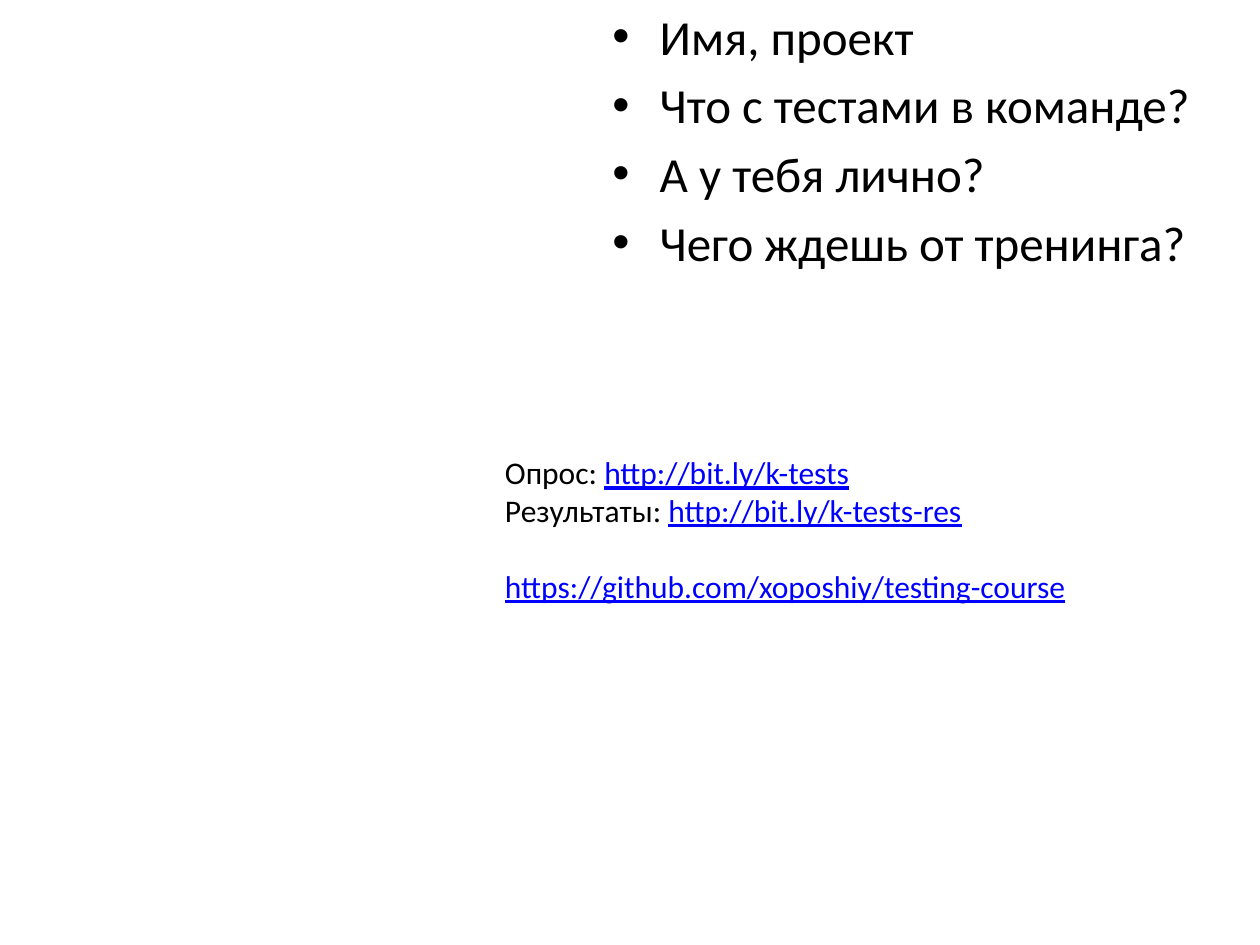
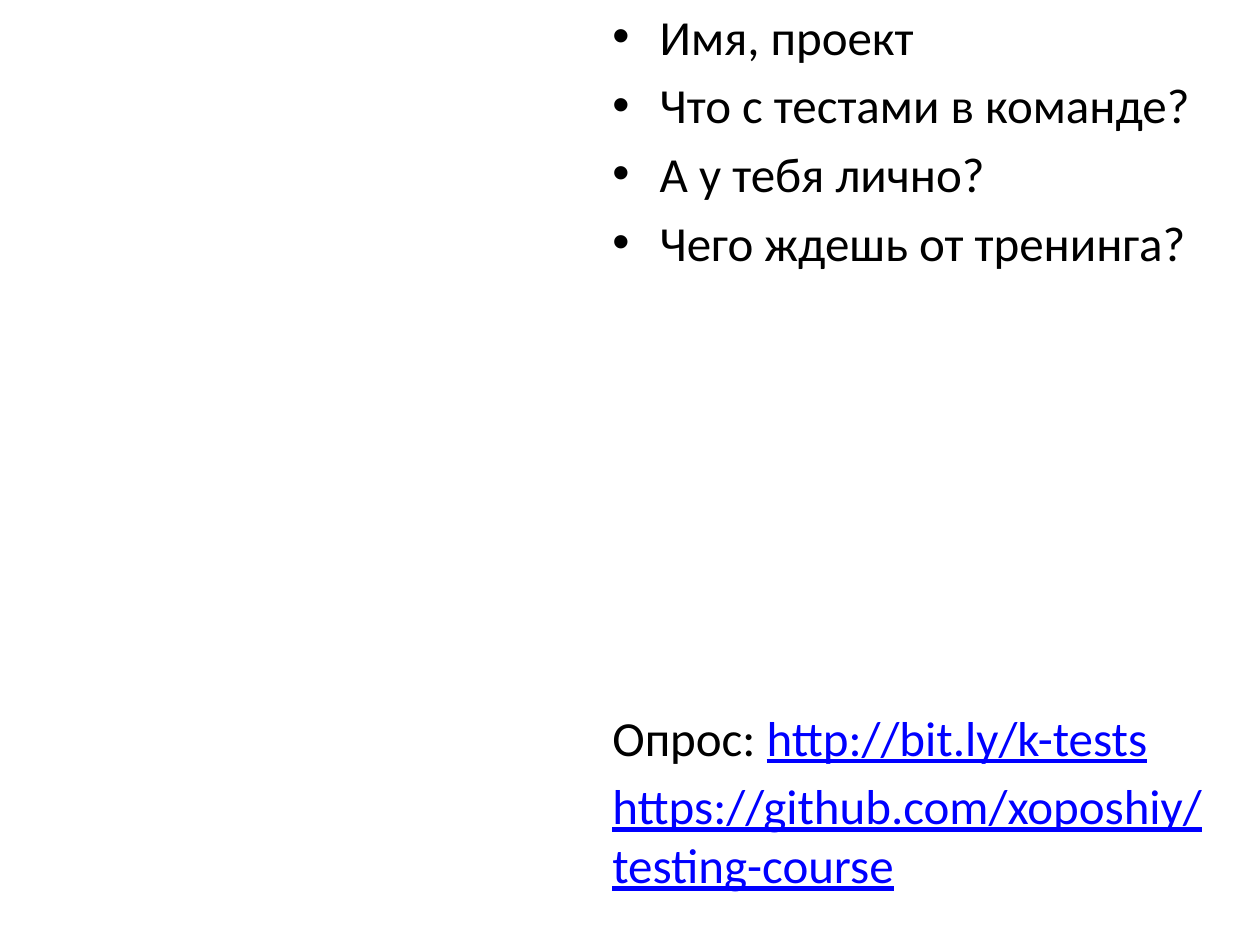
Before and after one commit to xoposhiy/testing-course, a slide deck: slide 2 of day1.pptx. Drawn at 1260x945 pixels with LibreOffice and Linux fonts; fonts in the diff are those of the drawing; background and template pictures are left out. Boxes give left, top, right and bottom in pixels: in the first picture for what was removed or moved away, otherwise in the second. Text is boxed around its words. In the diff, an @@ line names an element or a change of style, - is before the commit and + after.

Commit message:
slides fixed

```diff
--- a/day1.pptx
+++ b/day1.pptx
@@ text at [505, 500, 961, 527]: paragraph removed @@
-Результаты: http://bit.ly/k-tests-res
@@ text "Опрос: http://bit.ly/k-tests": place and size @@
-text "Опрос: http://bit.ly/k-tests" at [505, 462, 1065, 604]
+text "Опрос: http://bit.ly/k-tests" at [612, 722, 1201, 892]
@@ text "Опрос: http://bit.ly/k-tests" at [612, 722, 1201, 892]: size 18 to 28 pt; more space between paragraphs @@
```
Also in this commit, not shown: 5 other slides changed.
